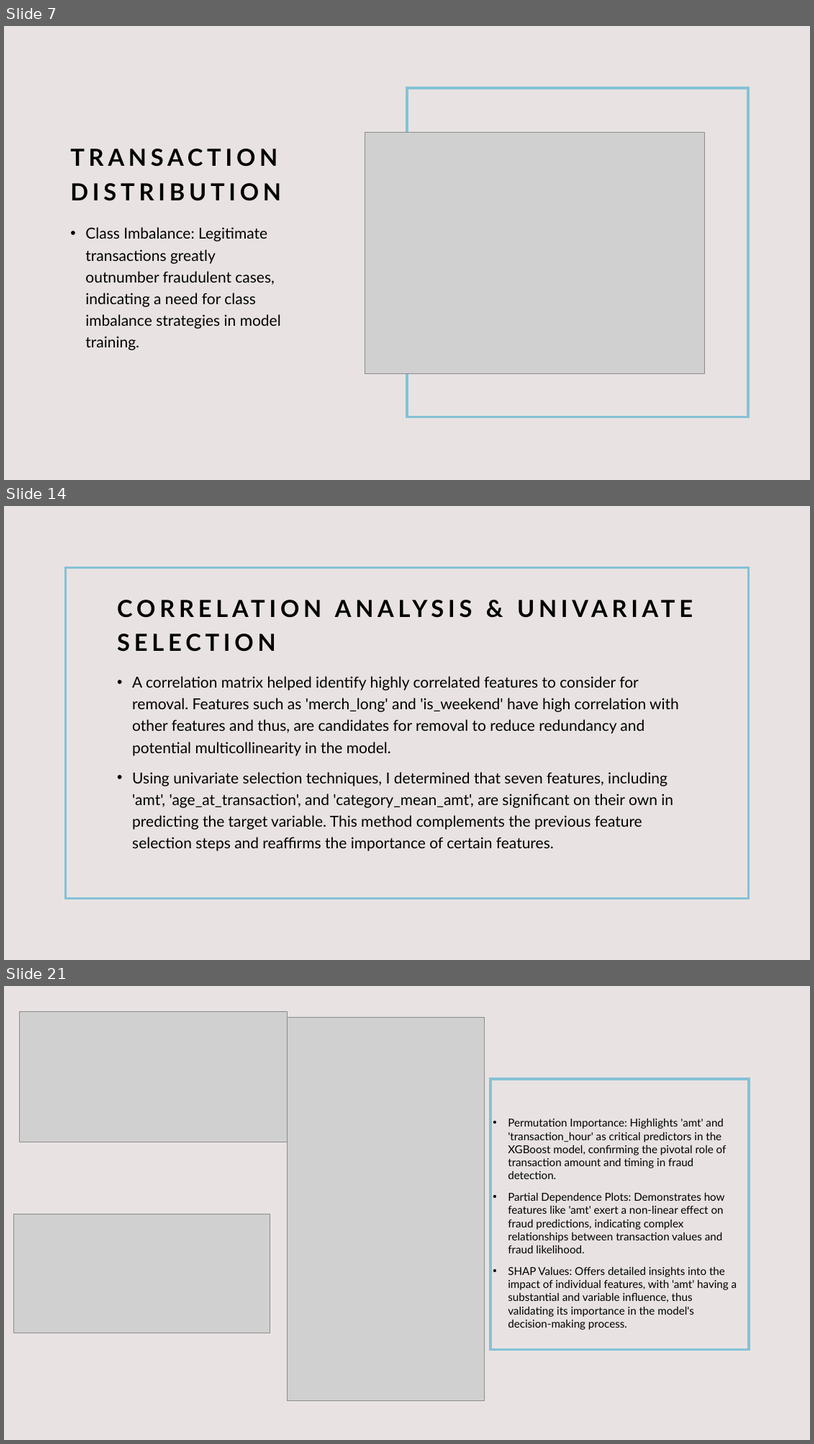
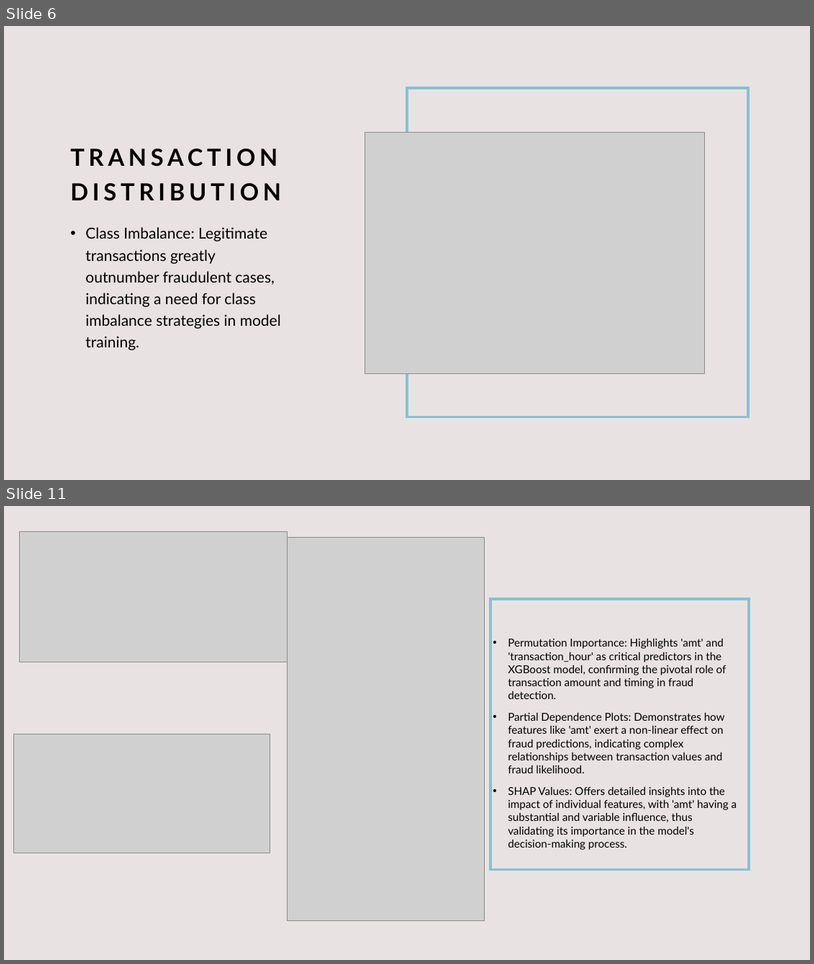
Before and after one commit to AfnanAbdullahi/Capstone_2_Fraud_Detection, a slide deck: Capstone_2_SlideDeck.pptx. Shown one above the other, each under a label of ours: slides 7, 14 and 21 before the commit, slides 6 and 11 after it; the slides between them are not shown. The pictures are 814x1444 and 814x964 pixels, drawn with LibreOffice and Linux fonts; fonts in the diff are those of the drawing; grey boxes stand for pictures. Boxes give left, top, right and bottom in pixels: in the first picture for what was removed or moved away, otherwise in the second. Text is boxed around its words. In the diff, an @@ line names an element or a change of style, - is before the commit and + after.

```diff
--- a/Capstone_2_SlideDeck.pptx
+++ b/Capstone_2_SlideDeck.pptx
@@ slide 14 removed at (4,506,810,960), background #E8E3E2 @@
@@ rectangle removed at (66,568,748,898) @@
@@ text removed at (132,676,679,851) @@
-• A correlation matrix helped identify highly correlated features to consider for removal. Features such as 'merch_long' and 'is_weekend' have high correlation with other features and thus, are candidates for removal to reduce redundancy and potential multicollinearity in the model.
-• Using univariate selection techniques, I determined that seven features, including 'amt', 'age_at_transaction', and 'category_mean_amt', are significant on their own in predicting the target variable. This method complements the previous feature selection steps and reaffirms the importance of certain features.
@@ title removed at (146,676,303,783) @@
-CORRELATION ANALYSIS & UNIVARIATE SELECTION
@@ what was slide 7 is now slide 6 @@
@@ what was slide 21 is now slide 11 @@
```
Also in this commit, not shown: 8 slides changed, 3 slides added, 11 other slides removed.
